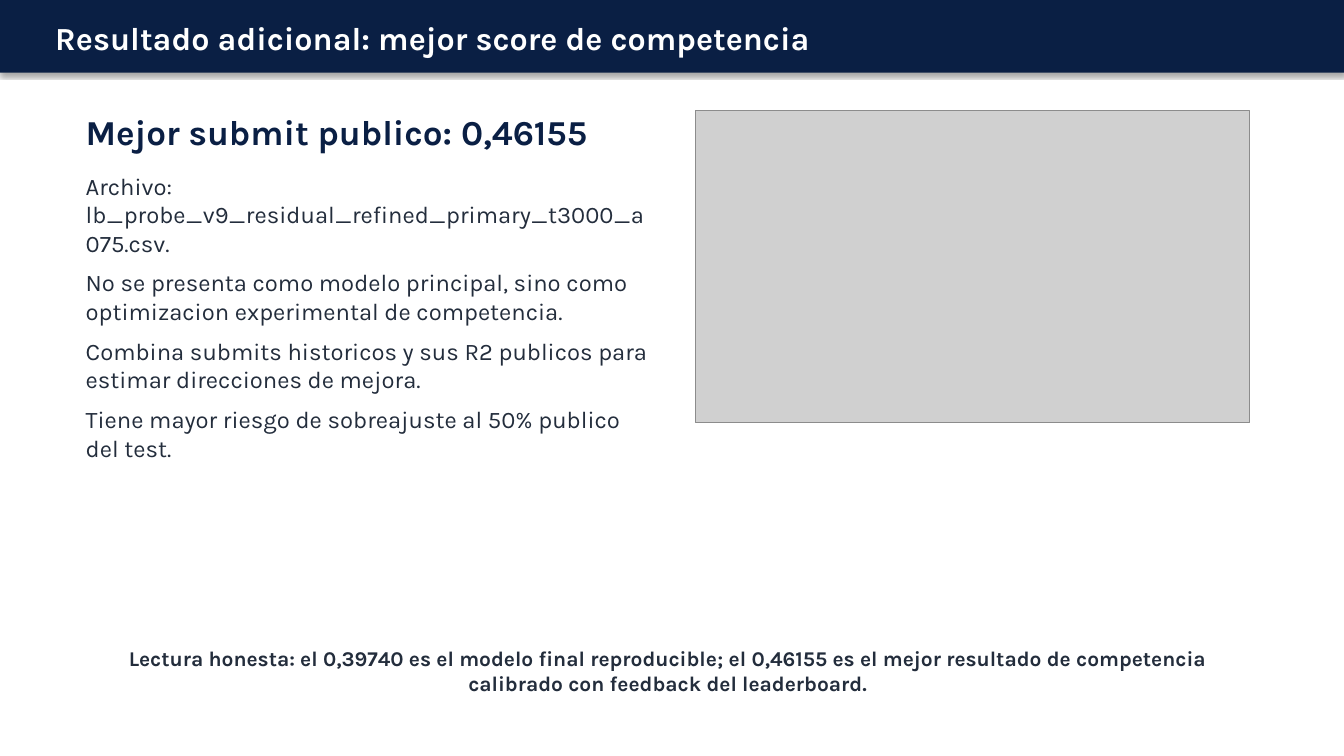
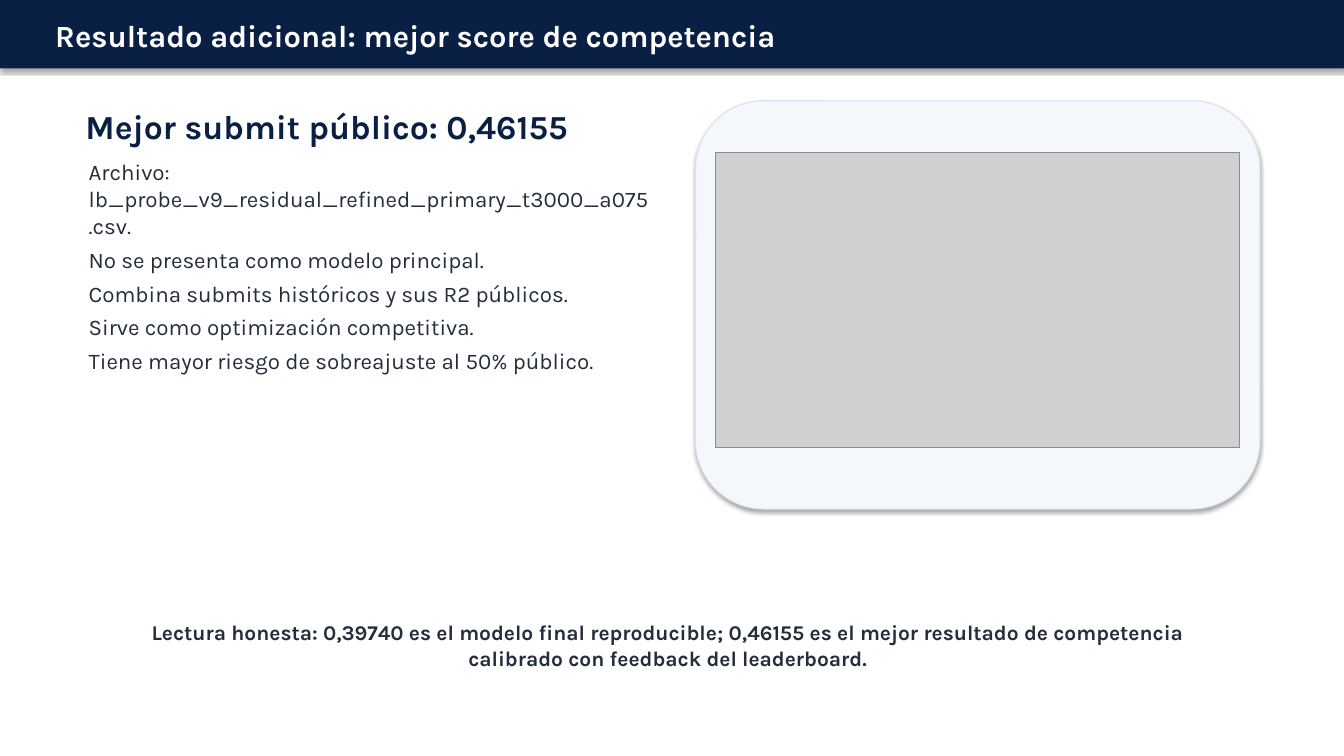
Before and after one commit to matigold22/TP3_Predictiva_Kaggle, a slide deck: slide 8 of presentacion/PRESENTACION_MODELOS_FINAL.pptx. Drawn at 1344x756 pixels with LibreOffice and Linux fonts; fonts in the diff are those of the drawing; grey boxes stand for pictures. Boxes give left, top, right and bottom in pixels: in the first picture for what was removed or moved away, otherwise in the second. Text is boxed around its words. In the diff, an @@ line names an element or a change of style, - is before the commit and + after.

Commit message:
Ajustar layout y caracteres de presentacion

```diff
--- a/presentacion/PRESENTACION_MODELOS_FINAL.pptx
+++ b/presentacion/PRESENTACION_MODELOS_FINAL.pptx
@@ rectangle: place and size @@
-rectangle at box(0, 0, 1344, 73)
+rectangle at box(0, 0, 1344, 69)
@@ text "Resultado adicional: mejor score de ..." at box(55, 25, 776, 55): size 23 to 22 pt @@
@@ text at box(85, 112, 567, 148): text changed; size 25 to 24 pt @@
-Mejor submit publico: 0,46155
+Mejor submit público: 0,46155
@@ rounded rectangle added at box(696, 101, 1260, 509), fill #F4F7FB, outline #DCE2EC 0.75 pt @@
@@ text "Archivo: lb_probe_v9_residual_refined_primary_t3000_a075.csv ...": place and size @@
-text "Archivo: lb_probe_v9_residual_refined_primary_t3000_a075.csv ..." at box(86, 178, 647, 458)
+text "Archivo: lb_probe_v9_residual_refined_primary_t3000_a075.csv ..." at box(89, 164, 648, 375)
@@ text at box(89, 164, 648, 235): size 17 to 16 pt in "Archivo: lb_probe_v9_residual_refined_primary_t3000_a075.csv ..."; less space between paragraphs @@
@@ picture: place and size @@
-picture at box(696, 111, 1250, 423)
+picture at box(716, 152, 1240, 448)
@@ text at box(89, 252, 593, 375): text changed; size 17 to 16 pt @@
-No se presenta como modelo principal, sino como optimizacion experimental de competencia.
-Combina submits historicos y sus R2 publicos para estimar direcciones de mejora.
-Tiene mayor riesgo de sobreajuste al 50% publico del test.
+No se presenta como modelo principal.
+Combina submits históricos y sus R2 públicos.
+Sirve como optimización competitiva.
+Tiene mayor riesgo de sobreajuste al 50% público.
@@ text at box(152, 625, 1183, 667): text changed @@
-Lectura honesta: el 0,39740 es el modelo final reproducible; el 0,46155 es el mejor resultado de competencia calibrado con feedback del leaderboard.
+Lectura honesta: 0,39740 es el modelo final reproducible; 0,46155 es el mejor resultado de competencia calibrado con feedback del leaderboard.
```
Also in this commit, not shown: 9 other slides changed.
